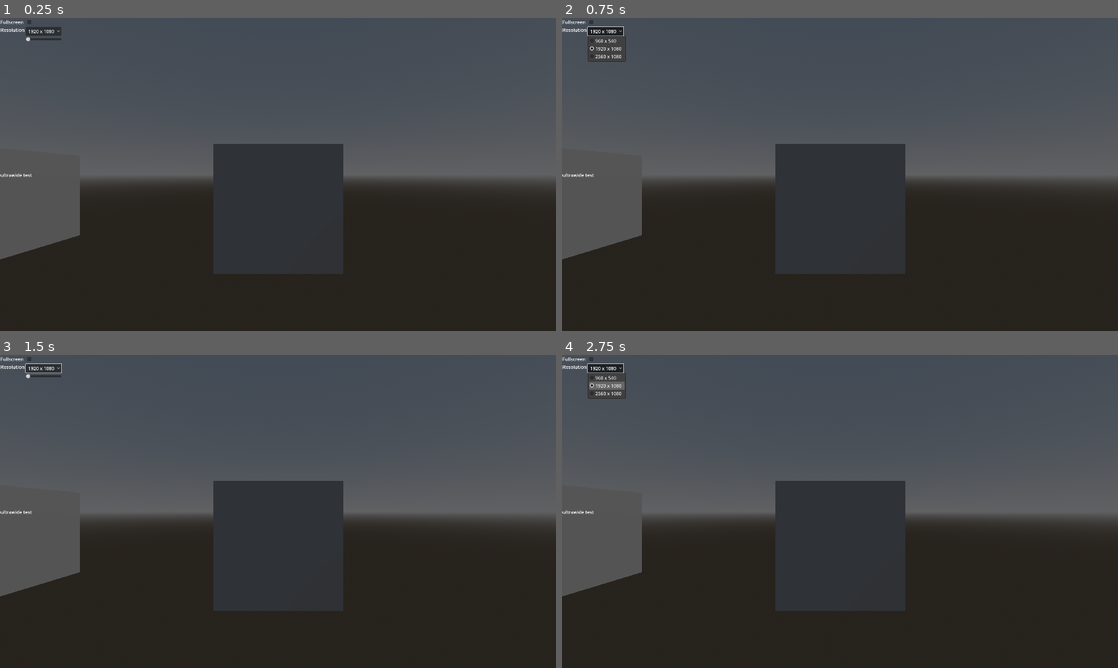
Above: before the commit, frames 1-4 (two rows, left to right).
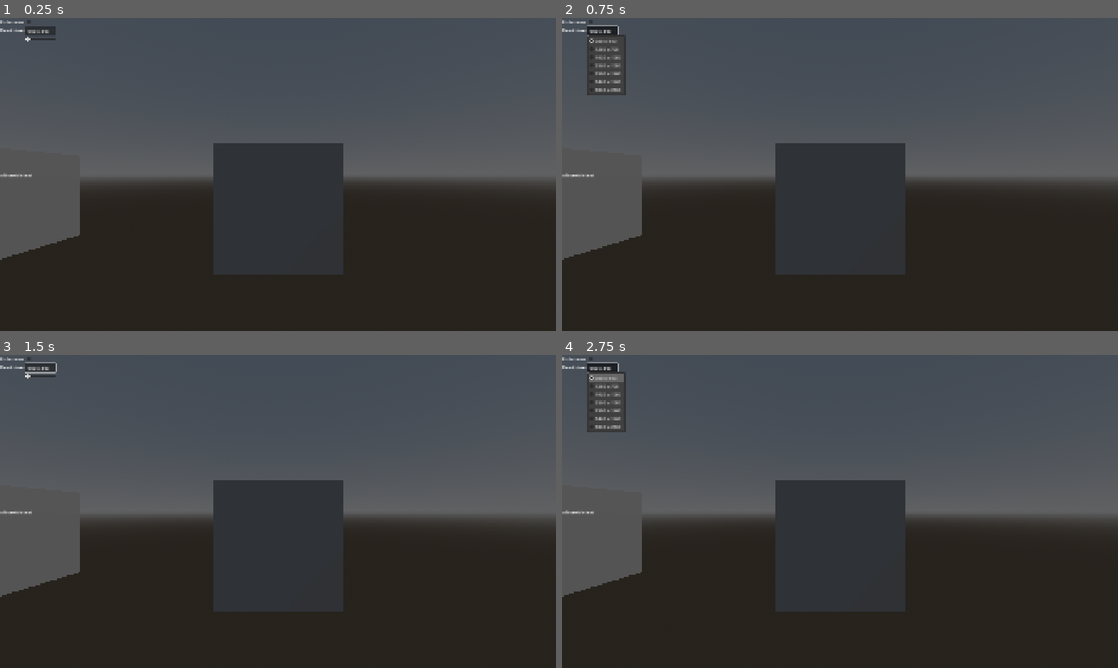
Above: after the commit, the same moments.

Repository: SyntronicZero/Setting-Save-Practice
Game: Godot game, scene res://levels/example_viewport.tscn
The game is run twice, just before and just after one commit, with the same random seed, the same clock (stepped at 60 frames per second) and the same inputs.
Inputs (mouse positions are in pixels of both pictures, inside the frame that each line leads up to):
- Up to frame 1 (0.25 s): no input
- Up to frame 2 (0.75 s): click "1920 x 1080" (after the commit: "960 x 540") at 0.5 s
- Up to frame 3 (1.5 s): tap Enter at 1.25 s; move the mouse to (400, 495) at 1.27 s; hold D (Right) from 1.28 s (still down); click (400, 495) at 1.35 s
- Up to frame 4 (2.75 s): tap Space (Jump) at 1.52, 2, 2.27 s; move the mouse to (728, 527) at 2.02 s; release D (Right) at 2.03 s; hold S (Down) from 2.03 s (still down); click (728, 527) at 2.1 s

The runs differ from the first frame. In frame 1, 0.3% of the frame differs, in the area x 0-62%, y 0-82%; in frame 2, 1.0%; in frame 3, 0.4%; in frame 4, 1.1%.

Commit message:
Added more resolution options and changed default res to monitor resolution

Diff:
--- a/ConfigFileManager.gd
+++ b/ConfigFileManager.gd
@@ -5,7 +5,7 @@
 
 # Called when the node enters the scene tree for the first time.
 func _ready() -> void:
-	if !FileAccess.file_exists(SETTINGS_SAVE_PATH):
+	if !FileAccess.file_exists(SETTINGS_SAVE_PATH): #if the config file doesnt exist, create a new one and set the following default values
 		#set_value(section, key, value) section(where this value is), key(name of the value), value(whatever we want to save)
 		config.set_value("keybinding", "Up", "W")
 		config.set_value("keybinding", "Down", "S")
@@ -15,19 +15,20 @@
 		config.set_value("keybinding", "Shoot", "mouse_1")
 
 		config.set_value("screen", "Fullscreen", false)
-		config.set_value("screen", "Width", 1920)
-		config.set_value("screen", "Height", 1080)
+		config.set_value("screen", "Width", DisplayServer.screen_get_size().x) #gets the current screen size and auto sets the ingame resolution to it
+		config.set_value("screen", "Height", DisplayServer.screen_get_size().y)
 		config.save(SETTINGS_SAVE_PATH)
+
 	else:
-		config.load(SETTINGS_SAVE_PATH)
+		config.load(SETTINGS_SAVE_PATH) #loads the config file if it exists
 	print(OS.get_user_data_dir())
 	pass # Replace with function body.
 
-func save_screen_settings(key: String, value):
+func save_screen_settings(key: String, value): #call this func when setting screen settings. "key" is the setting we are updating, "value" is what we are changing it to
 	config.set_value("screen", key, value)
 	config.save(SETTINGS_SAVE_PATH)
 
-func load_screen_settings():
+func load_screen_settings(): #loads screen settings
 	var screen_settings: Dictionary
 	for key in config.get_section_keys("screen"):
 		screen_settings[key] = config.get_value("screen", key)
--- a/menus/resolution_dropdown.gd
+++ b/menus/resolution_dropdown.gd
@@ -2,22 +2,21 @@
 
 @onready var resolution_dropdown: OptionButton = $"."
 
-
+#dictionary of preset resolution options. New options can be easily added just by adding to this dict
 var resolutions: Dictionary = {"960 x 540": Vector2i(960, 540),
+								"1280 x 720": Vector2i(1280, 720),
 								"1920 x 1080": Vector2i(1920, 1080),
-								"2560 x 1080": Vector2i(2560, 1080)}
+								"2560 x 1080": Vector2i(2560, 1080),
+								"2560 x 1440": Vector2i(2560, 1440),
+								"3440 x 1440": Vector2i(3440, 1440),
+								"3840 x 2160": Vector2i(3840, 2160)}
 
 
 # Called when the node enters the scene tree for the first time.
 func _ready() -> void:
-	var screen_settings = ConfigFileManager.load_screen_settings()
-	#var saved_res: String = str(screen_settings.Width) + " x " + str(screen_settings.Height)
-	get_window().set_size(Vector2(screen_settings.Width, screen_settings.Height)) #sets the screen size BEFORE updating the resolution dropdown
+	var screen_settings = ConfigFileManager.load_screen_settings() #loads the screen settings into a variable, which allows read access to the properties in it
+	get_window().set_size(Vector2(screen_settings.Width, screen_settings.Height)) #sets the screen size from config BEFORE updating the resolution dropdown
 	add_resolutions()
-	#print(saved_res)
-	#resolution_dropdown.select()
-	#
-	pass # Replace with function body.
 
 func add_resolutions(): #adds items to the dropdown based on the resolution dictionary
 	var current_res = get_window().get_size()
@@ -25,16 +24,16 @@
 	print(current_res)
 	for r in resolutions: #r is the entries in the dictionary, this cycles through each entry until its gone through all of them
 		resolution_dropdown.add_item(r)
-		if resolutions[r] == current_res:
+		if resolutions[r] == current_res: #detects if the current screen res is an available option in the drop down and sets the dropdown to it
 			resolution_dropdown.select(res_ID)
 		res_ID += 1
 
-func save_screen_resolution(input_res):
+func save_screen_resolution(input_res: Vector2i): #converts Vector2 into the savable format used in the config
 	ConfigFileManager.save_screen_settings("Width", input_res.x)
 	ConfigFileManager.save_screen_settings("Height", input_res.y)
 	pass
 
-func _on_item_selected(index: int) -> void:
+func _on_item_selected(index: int) -> void: #updates screen resolution based on what one was selected in the dropdown
 	var Res_ID = resolution_dropdown.get_item_text(index)
 	save_screen_resolution(resolutions[Res_ID])
 	get_window().set_size(resolutions[Res_ID])
--- a/menus/settings.gd
+++ b/menus/settings.gd
@@ -5,7 +5,7 @@
 
 # Called when the node enters the scene tree for the first time.
 func _ready() -> void:
-	var screen_settings = ConfigFileManager.load_screen_settings()
+	var screen_settings = ConfigFileManager.load_screen_settings() #loads the screen settings into a variable, which allows read access to the properties in it
 	fullscreen_button.button_pressed = screen_settings.Fullscreen
 
 
--- a/project.godot
+++ b/project.godot
@@ -23,7 +23,6 @@
 
 window/size/viewport_width=1920
 window/size/viewport_height=1080
-window/size/mode=2
 window/stretch/mode="canvas_items"
 window/stretch/aspect="expand"
 
